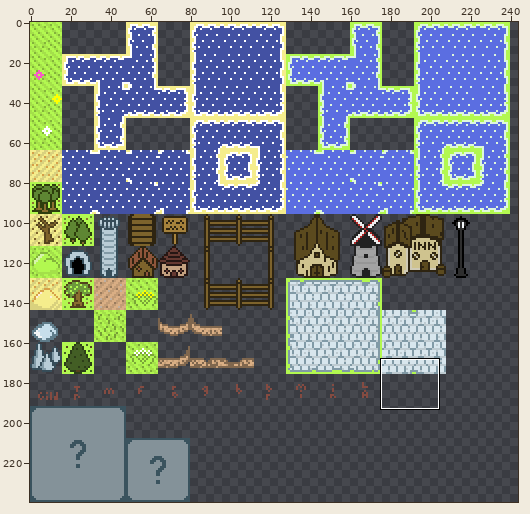
Two versions of one sprite sheet, Sprites/terrain/sheet_3.png. The first picture is a wide view before the edit; the outline marks the close-up.
Close-up. Before:
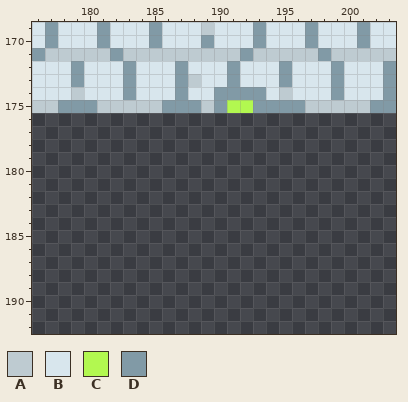
The file is 480x240 pixels. Colours within 5 levels of each other are drawn and written as one. Shown: x 176..203, y 169..192. The wide view leaves out empty margins.
Palette (. is transparent): A #becbd1  B #d8e6ed  C #b2f850  D #819aa6
Pixels before, first column x 176:
169 BDBBBDBBBDBBBABBBDBBBDBBBDBB
170 BDBBBDBBBDBBBDBBBDBBBDBBBDBB
171 DAAAAADAAAAAAAAADAAAAADAAAAA
172 BBBDBBBDBBBDBBBDBBBDBBBDBBBD
173 BBBDBBBDBBBDABBDBBBDBBBDBBBD
174 BBBABBBDBBBDBBDDDDBABBBDBBBD
175 AADDDAAAAADDDADCCDDDDAAAAADD
Once edited:
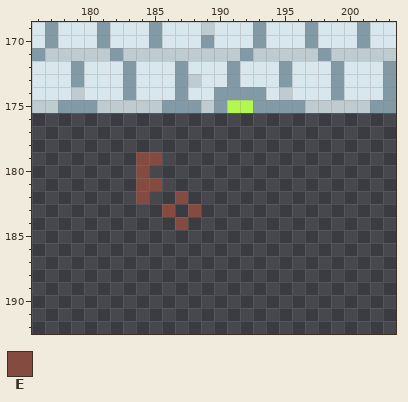
Colours new in this view: E #854b41
Changes in this commit:
Changed rows in their new state; - is an unchanged pixel.
first column x 184:
179 EE---
180 E----
181 EE---
182 E--E-
183 --E-E
184 ---E-
Pixel boxes of the changes (left, top, right, bottom) in both close-ups:
added: (136, 152, 201, 230)
